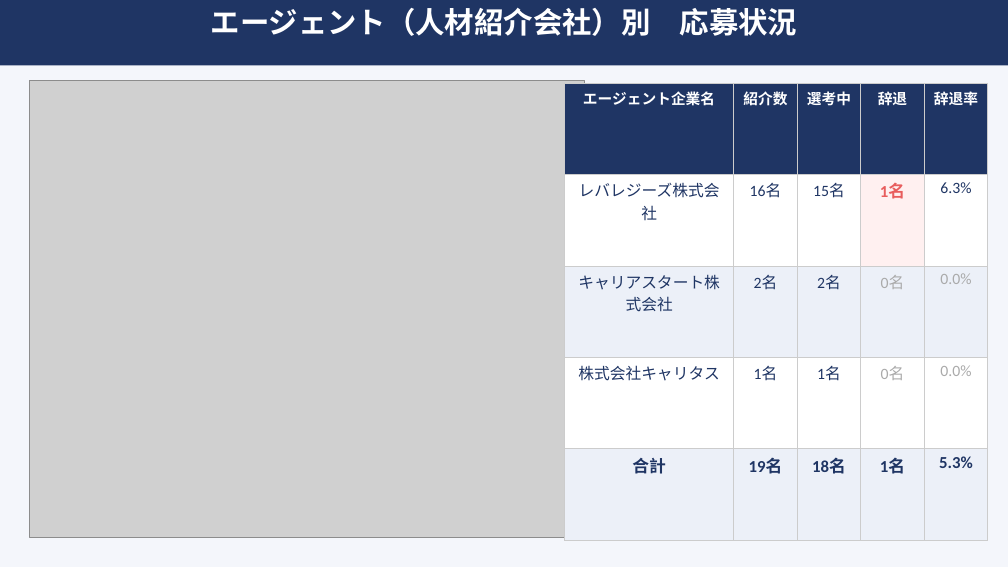
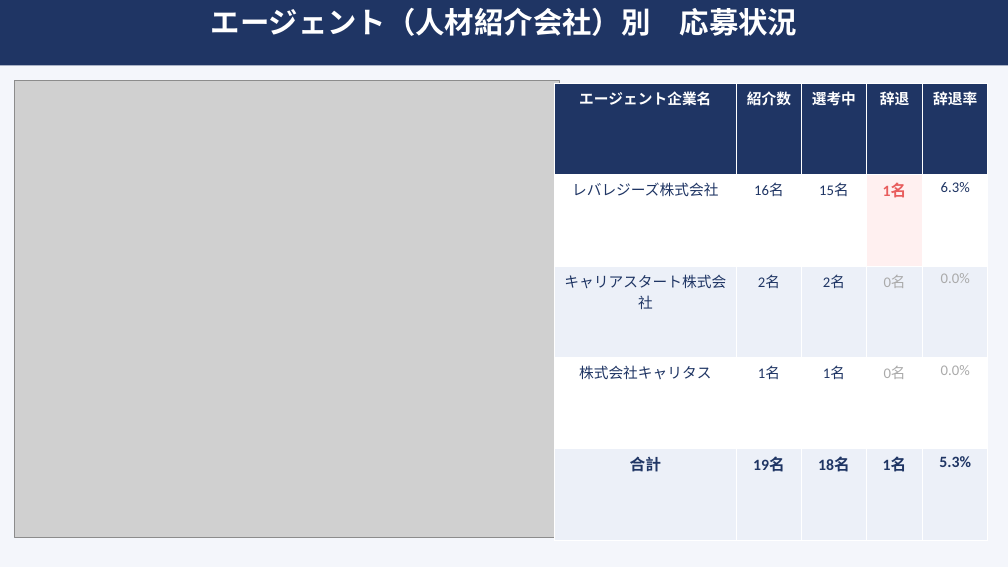
Before and after one commit to syoukaku007-star/daiki, a slide deck: slide 8 of 上位校採用分析レポート_2026_v2.pptx. Drawn at 1008x567 pixels with LibreOffice and Linux fonts; fonts in the diff are those of the drawing; grey boxes stand for pictures. Boxes give left, top, right and bottom in pixels: in the first picture for what was removed or moved away, otherwise in the second. Text is boxed around its words. In the diff, an @@ line names an element or a change of style, - is before the commit and + after.

```diff
--- a/上位校採用分析レポート_2026_v2.pptx
+++ b/上位校採用分析レポート_2026_v2.pptx
@@ picture: place and size @@
-picture at bbox=[29, 80, 584, 537]
+picture at bbox=[15, 80, 560, 537]
@@ table at bbox=[554, 83, 988, 540] @@
@@ size 15 to 14 pt in "レバレジーズ株式会社", "16名", "15名", "6.3%" and 10 more places @@
@@ size 16 to 15 pt in "1名", "合計", "19名", "18名" and 2 more places @@
@@ borders changed @@
@@ table: place and size @@
-table at bbox=[565, 83, 988, 540]
+table at bbox=[554, 83, 988, 540]
```
Also in this commit, not shown: 7 other slides changed.
